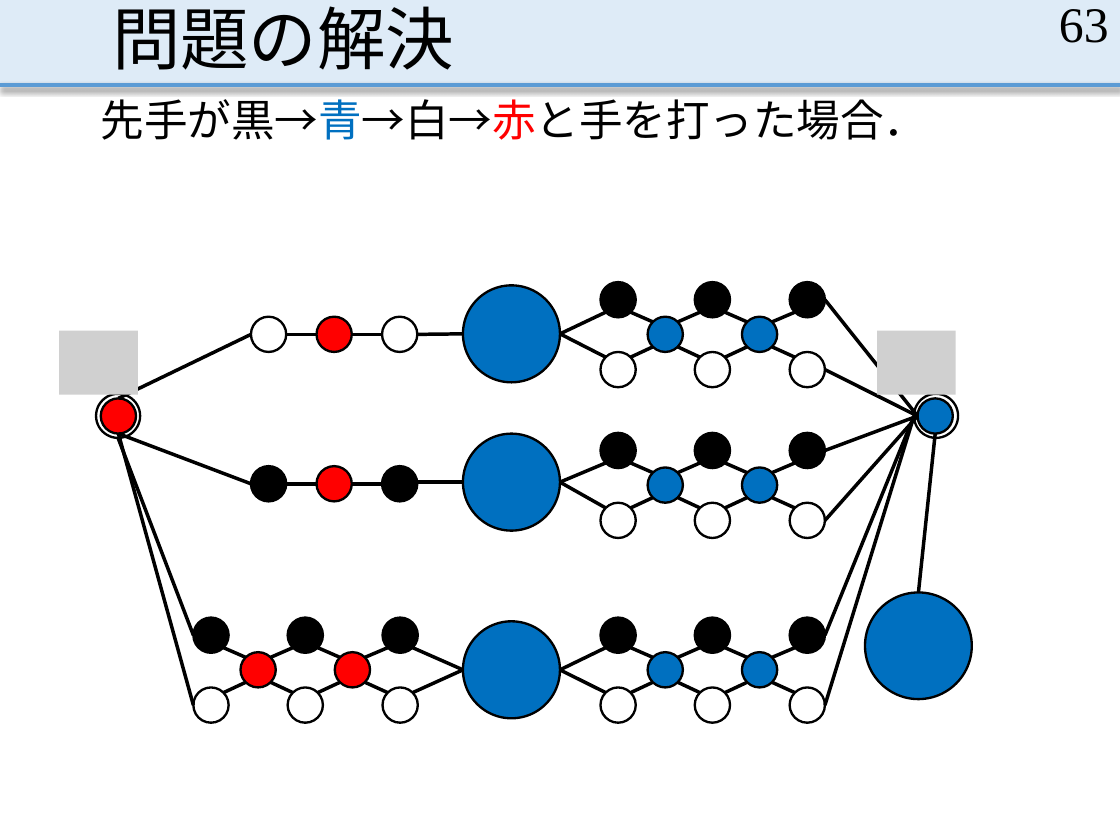
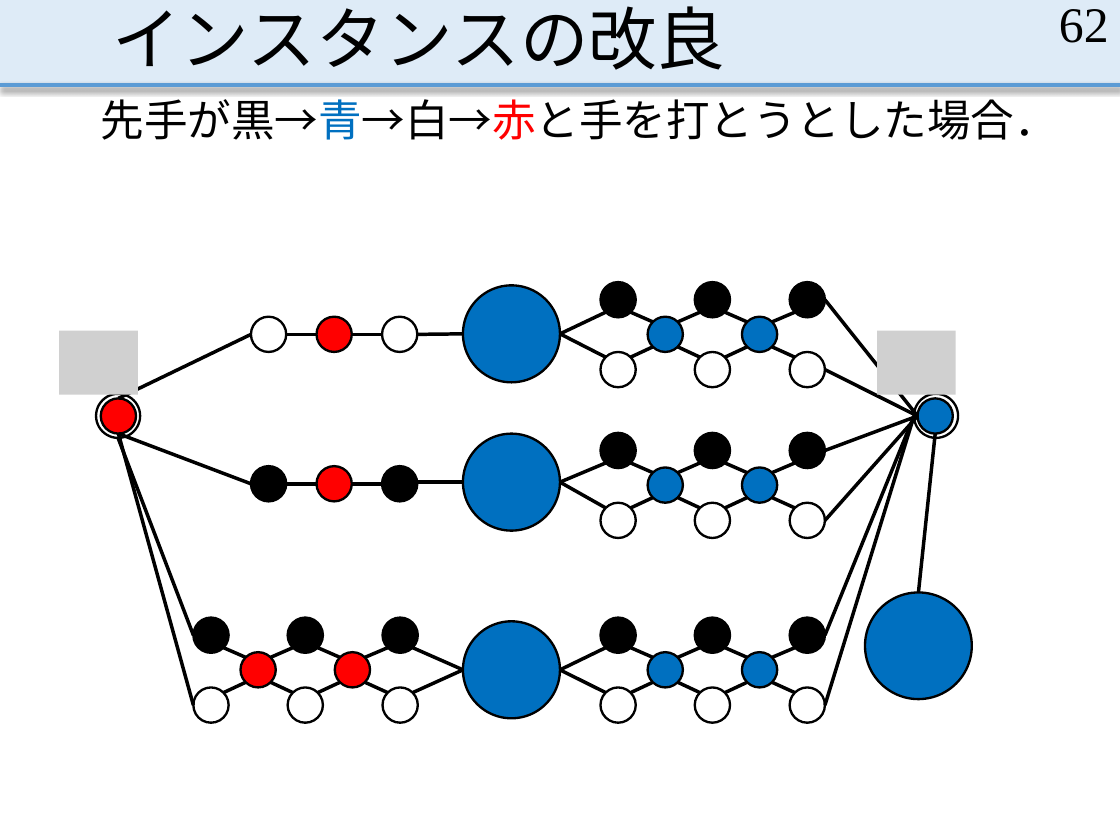
Before and after one commit to MasayaOda/SR, a slide deck: slide 62 of 191120oda.pptx (slide 63 before the commit). Drawn at 1120x840 pixels with LibreOffice and Linux fonts; fonts in the diff are those of the drawing; grey boxes stand for pictures. Boxes give left, top, right and bottom in pixels: in the first picture for what was removed or moved away, otherwise in the second. Text is boxed around its words. In the diff, an @@ line names an element or a change of style, - is before the commit and + after.

```diff
--- a/191120oda.pptx
+++ b/191120oda.pptx
@@ title at (112, 6, 725, 70): text changed @@
-問題の解決
+インスタンスの改良
@@ page number at (1059, 9, 1109, 43): text changed @@
-63
+62
@@ text at (101, 92, 1058, 140): text changed @@
-先手が黒→青→白→赤と手を打った場合．
+先手が黒→青→白→赤と手を打とうとした場合．
```
Also in this commit, not shown: 57 other slides changed, 6 slides added, 3 slides removed, 2 other files.
